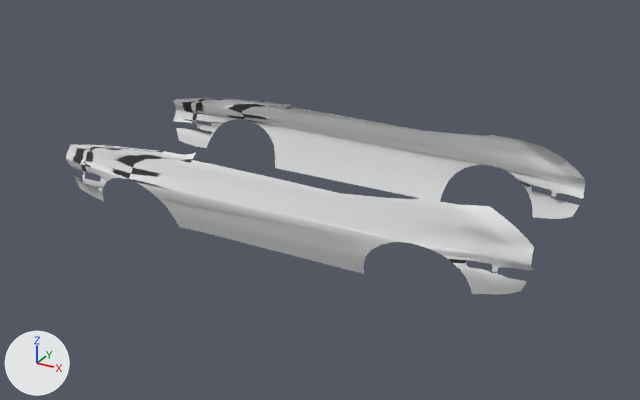
An edit to the Blender file 2019_2020/space_force_trailer/assets/jsflycar/new and improved pinto.blend, drawn before and after from the same camera.
Both versions are drawn from a camera (50 mm lens) standing at (6.68, -11.86, 5.39) and looking at (0.23, -0.12, -0.48). Lighting does not change. The marker at lower left points along +X, +Y and +Z.

Before the edit, the objects in view are built like this:
```python
ob_back_view = bpy.data.objects.new('back view', me_1971_ford_pinto_004)
ob_back_view.location = (4.26, -0.02, 0.0)
ob_back_view.rotation_euler = (1.571, 0.0, 1.571)  # degrees (90, 0, 90)
ob_back_view.scale = (10.9, 10.9, 10.9)
ob_front_view = bpy.data.objects.new('front view', me_1971_ford_pinto_003)
ob_front_view.location = (-4.26, 0.0, -0.01)
ob_front_view.rotation_euler = (1.571, 0.0, 1.571)  # degrees (90, 0, 90)
ob_front_view.scale = (10.9, 10.9, 10.9)
ob_plane = bpy.data.objects.new('Plane', me_plane)
ob_plane.location = (0.0, 0.0, 0.0)
ob_plane.rotation_euler = (1.571, 0.0, 0.0)  # degrees (90, 0, 0)
ob_plane.scale = (1.0, 1.0, 0.991)
ob_side_view = bpy.data.objects.new('side view', me_1971_ford_pinto_002)
ob_side_view.location = (0.0, 1.81, 0.0)
ob_side_view.rotation_euler = (1.571, 0.0, 0.0)  # degrees (90, 0, 0)
ob_side_view.scale = (10.9, 10.9, 10.9)
ob_top_view = bpy.data.objects.new('top view', me_1971_ford_pinto_001)
ob_top_view.location = (0.0, 0.0, -1.36)
ob_top_view.scale = (10.9, 10.9, 10.9)
```
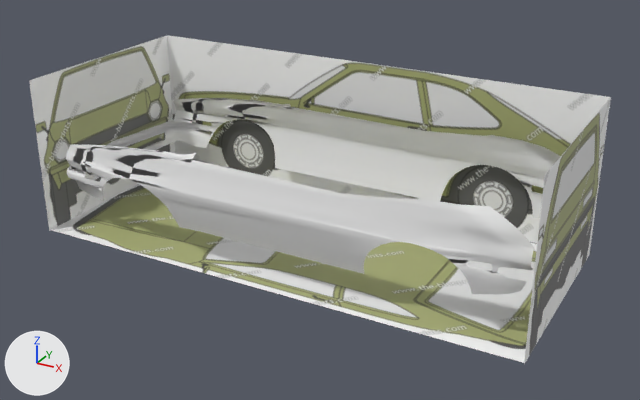
Commit message: front bumper done
front bumper

Location of each change, (x1, y1, x2, y2) in pixels of the pictures (640 x 400 px):
'Plane', reshaped: before (66, 98, 585, 295); after (66, 98, 561, 295)
'side view', shown: after (167, 35, 611, 254)
'top view', shown: after (51, 184, 537, 363)
'front view', shown: after (29, 36, 175, 231)
'back view', shown: after (524, 98, 611, 364)
part 1 of me_plane, built on: before (71, 119, 214, 201); after (67, 119, 214, 201)

The change, as a list of edits to the scene's bpy script:
```text
Change me_plane:
    used by ob_plane; location = (0.0, 0.0, 0.0); rotation_euler = (1.571, 0.0, 0.0), in degrees (90, 0, 0); scale = (1.0, 1.0, 0.991)
    remove me_plane.from_pydata(...)  # 304 vertices, 227 faces; spans x -3.94..4.14, y -0.82..0.57, z 1.31..1.74
    add me_plane.from_pydata(...)  # 375 vertices, 293 faces; spans x -4.26..4.14, y -0.82..0.57, z 0.0..1.74
    me_plane part 1
    3 vertices are removed from x -3.94..-3.83, y -0.63..-0.24, z 1.42..1.43
    3 faces are deleted
    2 vertices move from x -3.9..-3.87, y -0.47..-0.39, z 1.45..1.46 to x -3.9..-3.88, y -0.47..-0.39, z 1.45..1.46
    74 vertices are added at x -4.26..-3.83, y -0.62..-0.25, z 0.0..1.59
    69 new faces join them
Change ob_top_view:
    remove ob_top_view.hide_set(True)
Change ob_side_view:
    remove ob_side_view.hide_set(True)
Change ob_front_view:
    remove ob_front_view.hide_set(True)
Change ob_back_view:
    remove ob_back_view.hide_set(True)
```
